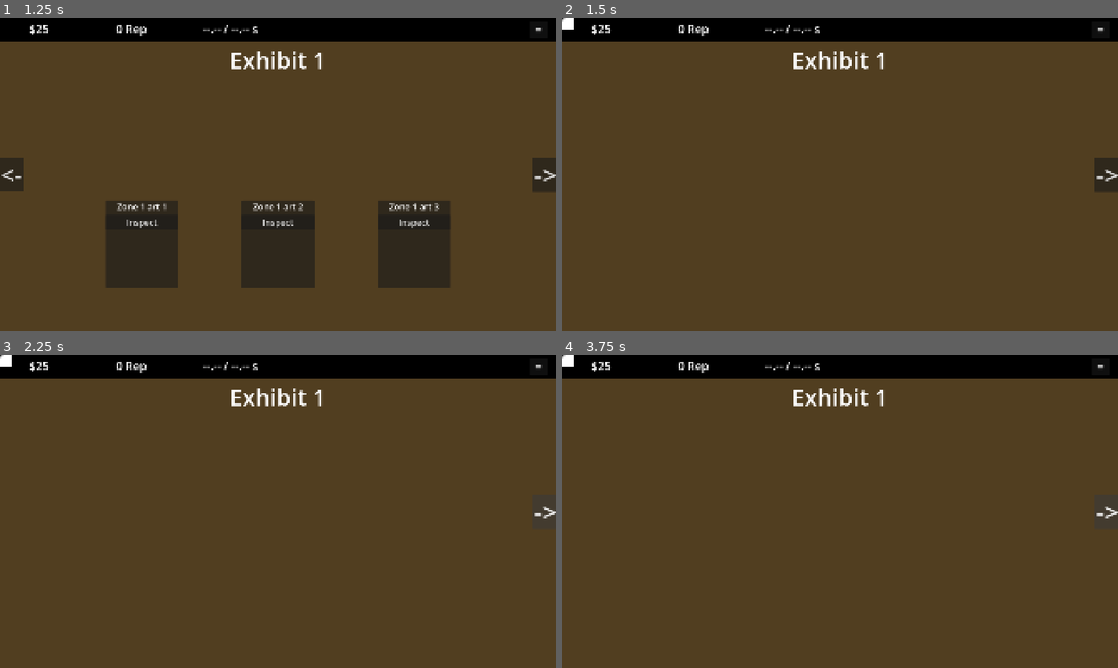
Above: before the commit, frames 1-4 (two rows, left to right).
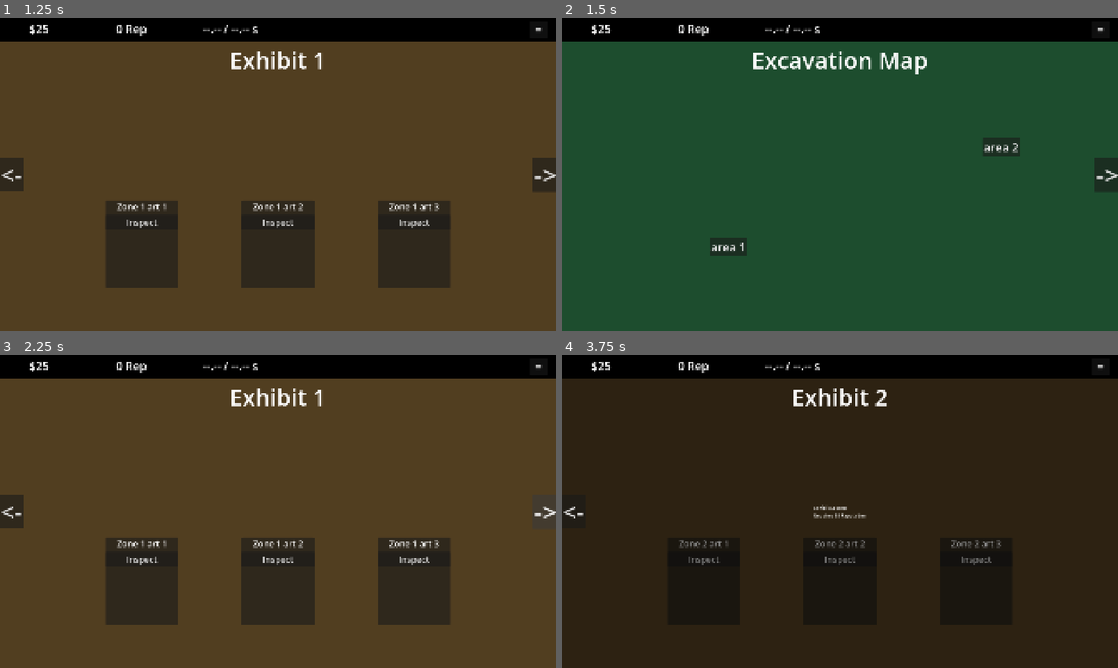
Above: after the commit, the same moments.

Repository: zsansone54/museum-game
Game: Godot game, scene res://MainMenu.tscn
The game is run twice, just before and just after one commit, with the same random seed, the same clock (stepped at 60 frames per second) and the same inputs.
Inputs (mouse positions are in pixels of both pictures, inside the frame that each line leads up to):
- Up to frame 1 (1.25 s): click "Start Game" at 0.5 s
- Up to frame 2 (1.5 s): click "<-" at 1.25 s
- Up to frame 3 (2.25 s): click "->" at 2 s
- Up to frame 4 (3.75 s): click (562, 355) at 2.77 s; click "->" at 3.5 s

Frame 1 is identical in both runs. In frame 2, 92% of the frame differs, in the area x 0-100%, y 0-100%; in frame 3, 11%; in frame 4, 92%.
Error before the commit: Invalid access to property or key 'pressed' on a base object of type 'null instance'. (res://excavation.gd:27)
Error after the commit: Invalid access to property or key 'pressed' on a base object of type 'null instance'. (res://excavation.gd:29)

Commit message:
update excavation

Diff:
--- a/game/Excavation.tscn
+++ b/game/Excavation.tscn
@@ -20,7 +20,7 @@
 anchor_bottom = 1.0
 grow_horizontal = 2
 grow_vertical = 2
-color = Color(0.3157873, 0.24210715, 0.12733114, 1)
+color = Color(0.113936834, 0.30100793, 0.1795462, 1)
 
 [node name="HudBackground" type="ColorRect" parent="." unique_id=1319612334]
 custom_minimum_size = Vector2(0, 80)
@@ -81,13 +81,13 @@
 theme_override_font_sizes/font_size = 40
 text = "="
 
-[node name="ExhibitTitle" type="Label" parent="Top" unique_id=2019318629]
+[node name="Title" type="Label" parent="Top" unique_id=2019318629]
 layout_mode = 2
 size_flags_horizontal = 4
 theme_override_font_sizes/font_size = 80
-text = "Exhibit 1"
+text = "Excavation Map"
 
-[node name="RightButton" type="Button" parent="." unique_id=1136414345]
+[node name="BackButton" type="Button" parent="." unique_id=1136414345]
 layout_mode = 1
 anchors_preset = 6
 anchor_left = 1.0
@@ -103,25 +103,23 @@
 theme_override_font_sizes/font_size = 80
 text = "->"
 
-[node name="MapLabel" type="Label" parent="." unique_id=1249338393]
+[node name="Area1Button" type="Button" parent="." unique_id=275443215]
 layout_mode = 0
-offset_right = 40.0
-offset_bottom = 23.0
+offset_left = 510.0
+offset_top = 759.0
+offset_right = 638.0
+offset_bottom = 822.0
+theme_override_font_sizes/font_size = 40
+text = "area 1"
 
-[node name="MapArea" type="ColorRect" parent="." unique_id=1730253543]
+[node name="Area2Button" type="Button" parent="." unique_id=1140805455]
 layout_mode = 0
-offset_right = 40.0
-offset_bottom = 40.0
-
-[node name="Area1Button" type="Button" parent="MapArea" unique_id=275443215]
-layout_mode = 0
-offset_right = 8.0
-offset_bottom = 8.0
-
-[node name="Area2Button" type="Button" parent="MapArea" unique_id=1140805455]
-layout_mode = 0
-offset_right = 8.0
-offset_bottom = 8.0
+offset_left = 1452.0
+offset_top = 415.0
+offset_right = 1580.0
+offset_bottom = 478.0
+theme_override_font_sizes/font_size = 40
+text = "area 2"
 
 [node name="SitePanel" type="PanelContainer" parent="." unique_id=1765479893]
 visible = false
--- a/game/Exhibit2.tscn
+++ b/game/Exhibit2.tscn
@@ -117,14 +117,6 @@
 layout_mode = 2
 theme_override_font_sizes/font_size = 30
 text = "Inspect"
-
-[node name="SettingsMenu" parent="." unique_id=1430616981 instance=ExtResource("2_irlb0")]
-visible = false
-layout_mode = 1
-
-[node name="PauseMenu" parent="." unique_id=463487379 instance=ExtResource("3_nm046")]
-visible = false
-layout_mode = 1
 
 [node name="ArtifactMenu" parent="." unique_id=1918927880 instance=ExtResource("4_2u0ix")]
 visible = false
@@ -235,4 +227,12 @@
 theme_override_font_sizes/font_size = 80
 text = "<-"
 
+[node name="PauseMenu" parent="." unique_id=463487379 instance=ExtResource("3_nm046")]
+visible = false
+layout_mode = 1
+
+[node name="SettingsMenu" parent="." unique_id=1430616981 instance=ExtResource("2_irlb0")]
+visible = false
+layout_mode = 1
+
 [connection signal="pressed" from="Top/TopHudMargin/TopHud/PauseButton" to="." method="_on_pause_button_pressed"]
--- a/game/excavation.gd
+++ b/game/excavation.gd
@@ -7,6 +7,7 @@
 @onready var back_button: Button = $BackButton
 @onready var area_1_button: Button = $MapArea/Area1Button
 @onready var area_2_button: Button = $MapArea/Area2Button
+@onready var pause_button: Button = $Top/TopHudMargin/TopHud/PauseButton
 
 @onready var site_panel: PanelContainer = $SitePanel
 @onready var site_name_label: Label = $SitePanel/MarginContainer/VBoxContainer/SiteNameLabel
@@ -23,7 +24,7 @@
 func _ready() -> void:
 	$PauseMenu.action_selected.connect(_on_pause_menu_action_selected)
 	$SettingsMenu.closed.connect(_on_settings_menu_closed)
-
+	pause_button.pressed.connect(_on_pause_button_pressed)
 	back_button.pressed.connect(_on_back_button_pressed)
 	area_1_button.pressed.connect(_on_area_1_button_pressed)
 	area_2_button.pressed.connect(_on_area_2_button_pressed)
